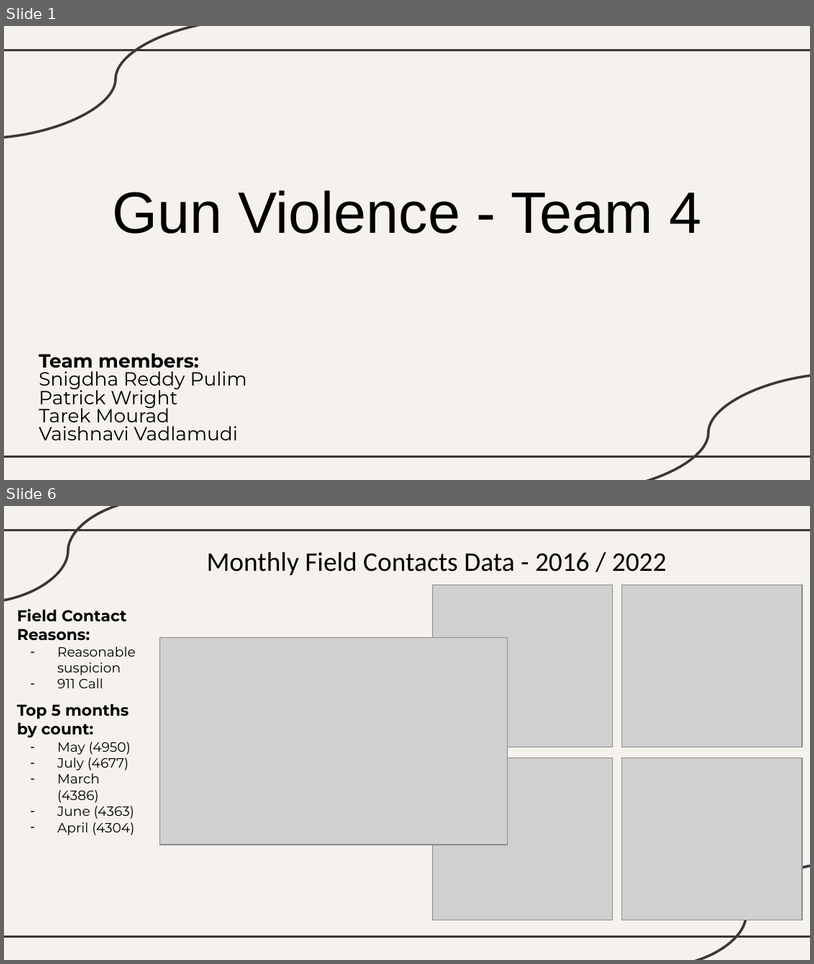
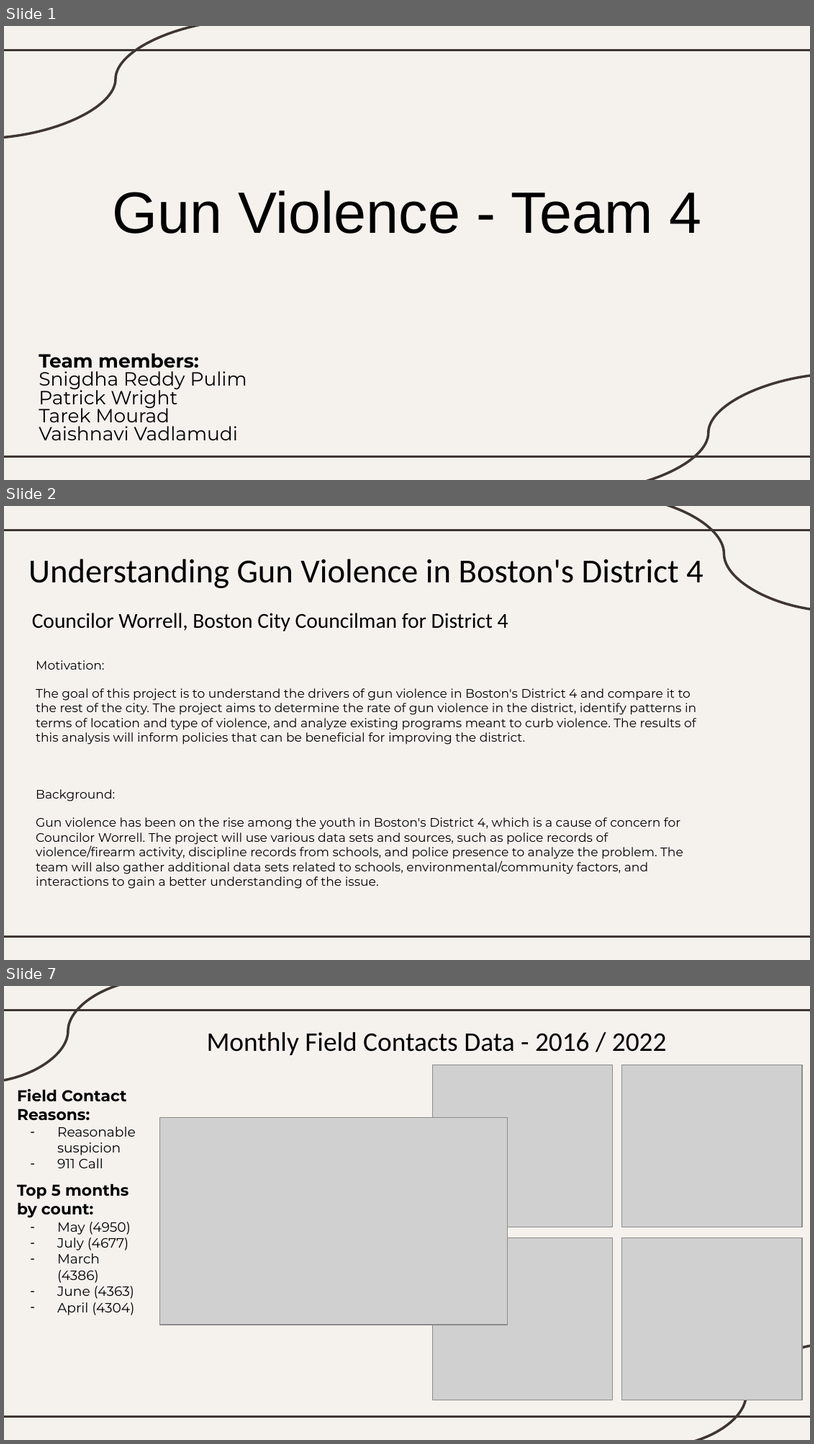
Before and after one commit to BU-Spark/ds-councilor-worrell-gun-violence, a slide deck: spring23-team-4/deliverables/deliverable 2/Early Insights.pptx. Shown one above the other, each under a label of ours: slides 1 and 6 before the commit, slides 1, 2 and 7 after it; the slides between them are not shown. The pictures are 814x964 and 814x1444 pixels, drawn with LibreOffice and Linux fonts; fonts in the diff are those of the drawing; grey boxes stand for pictures. Boxes give left, top, right and bottom in pixels: in the first picture for what was removed or moved away, otherwise in the second. Text is boxed around its words. In the diff, an @@ line names an element or a change of style, - is before the commit and + after.

```diff
--- a/spring23-team-4/deliverables/deliverable 2/Early Insights.pptx
+++ b/spring23-team-4/deliverables/deliverable 2/Early Insights.pptx
@@ slide 2 added at <box>4,506,810,960</box>, background #F5F2EE; not listed: 2 template elements that a slide beside it also shows @@
@@ curved line added from (611, 506) to (810, 611), #3F3533 2.25 pt @@
@@ title added at <box>28,559,704,588</box>, 30 pt, text #000000 @@
+Understanding Gun Violence in Boston's District 4
@@ title added at <box>32,613,509,631</box>, 19 pt, text #000000 @@
+Councilor Worrell, Boston City Councilman for District 4
@@ text added at <box>36,660,697,888</box>, 11 pt, text #000000 @@
+Motivation:
+The goal of this project is to understand the drivers of gun violence in Boston's District 4 and compare it to the rest of the city. The project aims to determine the rate of gun violence in the district, identify patterns in terms of location and type of violence, and analyze existing programs meant to curb violence. The results of this analysis will inform policies that can be beneficial for improving the district.
+Background:
+Gun violence has been on the rise among the youth in Boston's District 4, which is a cause of concern for Councilor Worrell. The project will use various data sets and sources, such as police records of violence/firearm activity, discipline records from schools, and police presence to analyze the problem. The team will also gather additional data sets related to schools, environmental/community factors, and interactions to gain a better understanding of the issue.
@@ what was slide 6 is now slide 7 @@
```
Also in this commit, not shown: 2 slides changed, 2 other slides added, 2 slides removed.
